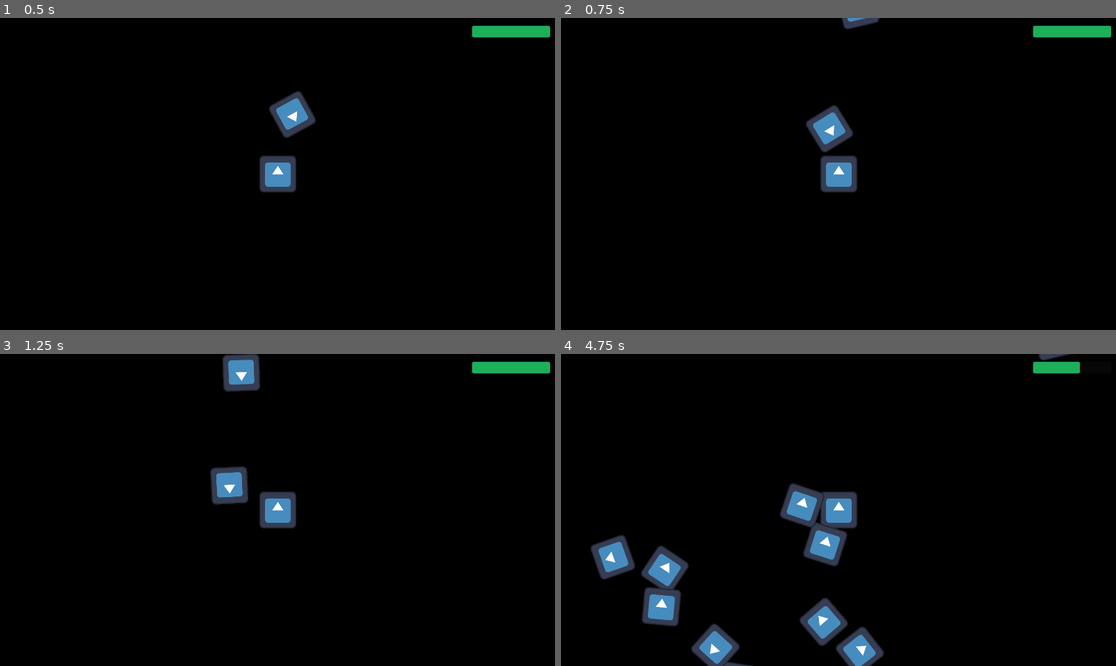
Above: before the commit, frames 1-4 (two rows, left to right).
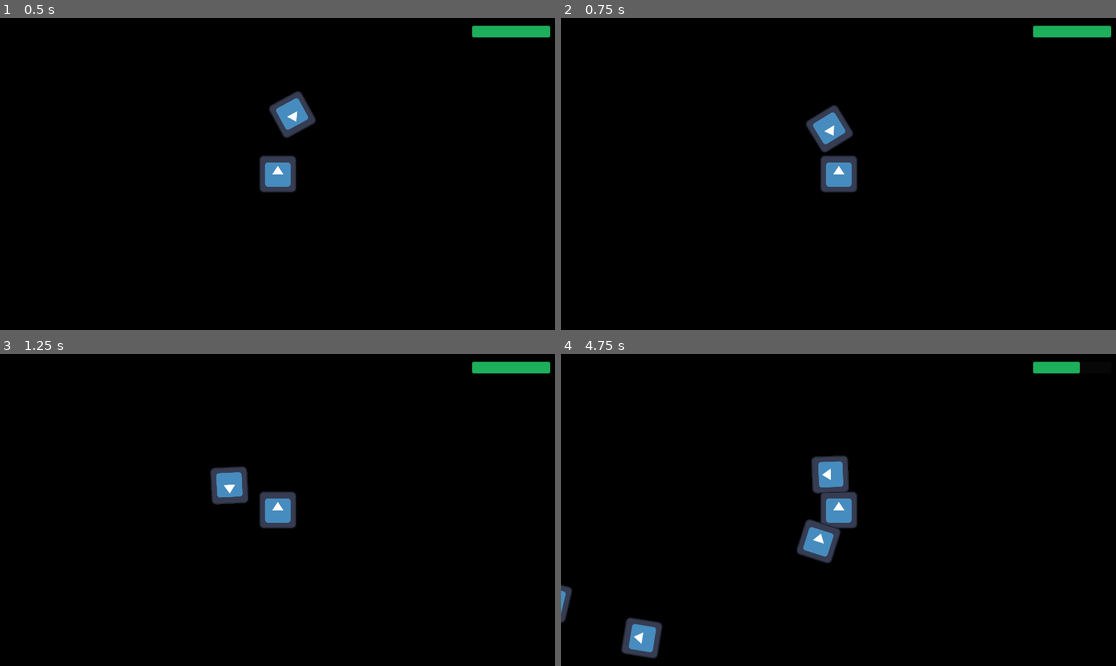
Above: after the commit, the same moments.

Repository: webermael/Informatikprojekt
Game: Godot game, scene res://game.tscn
Two runs of this game, one before a commit and one after it. Both use one fixed random seed, a clock stepped at 60 frames per second and the inputs below. The engine's default icon, where the game draws it, is replaced by a stand-in: a white triangle on a blue panel in a dark square.
Inputs:
- Up to frame 1 (0.5 s): no input
- Up to frame 2 (0.75 s): hold Right (ui_right) from 0.53 s (still down)
- Up to frame 3 (1.25 s): keep holding Right (ui_right)
- Up to frame 4 (4.75 s): release Right (ui_right) at 1.28 s; hold Down (ui_down) 1.28-2.03 s; hold Right (ui_right) 2.03-2.78 s; hold Up (ui_up) 2.78-3.53 s; hold Left (ui_left) from 3.53 s (still down)

Frame 1 is identical in both runs. In frame 2, 0.2% of the frame differs, in the area x 50-58%, y 0-4%; in frame 3, 0.8%; in frame 4, 7.6%, in the area x 0-92%, y 0-100%.

Commit message:
changed values

Diff:
--- a/game.tscn
+++ b/game.tscn
@@ -60,7 +60,7 @@
 position = Vector2(1034, 237)
 
 [node name="SpawnTimer" type="Timer" parent="."]
-wait_time = 0.5
+wait_time = 1.5
 autostart = true
 
 [connection signal="timeout" from="SpawnTimer" to="." method="_on_spawn_timer_timeout"]
